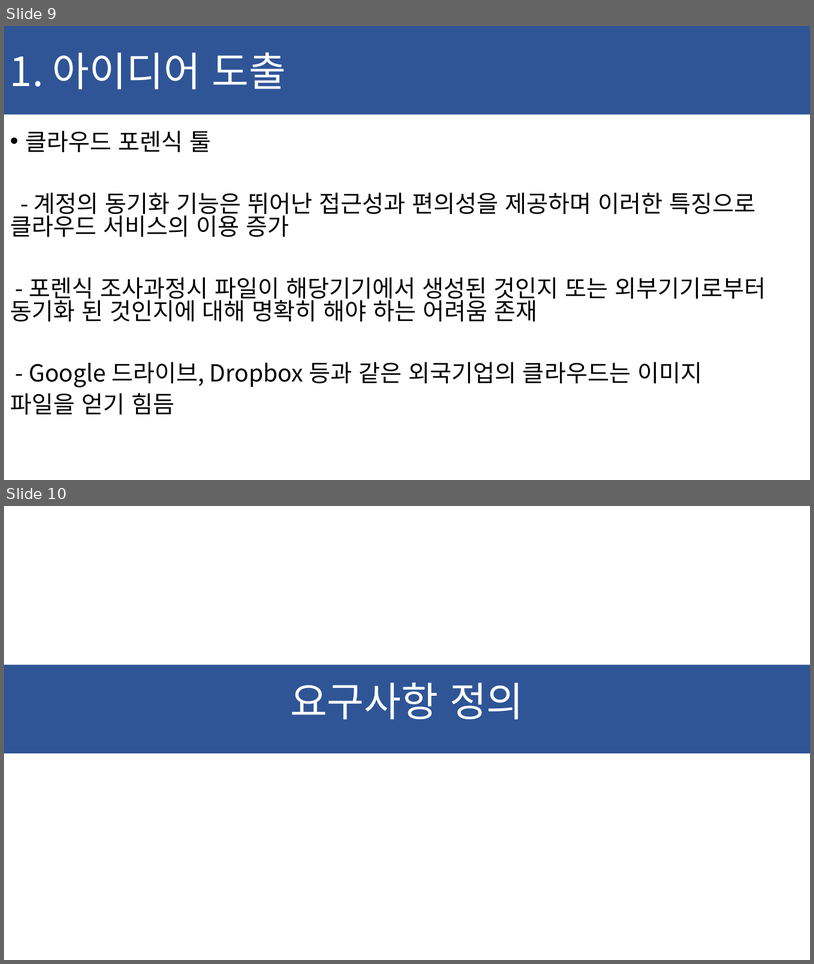
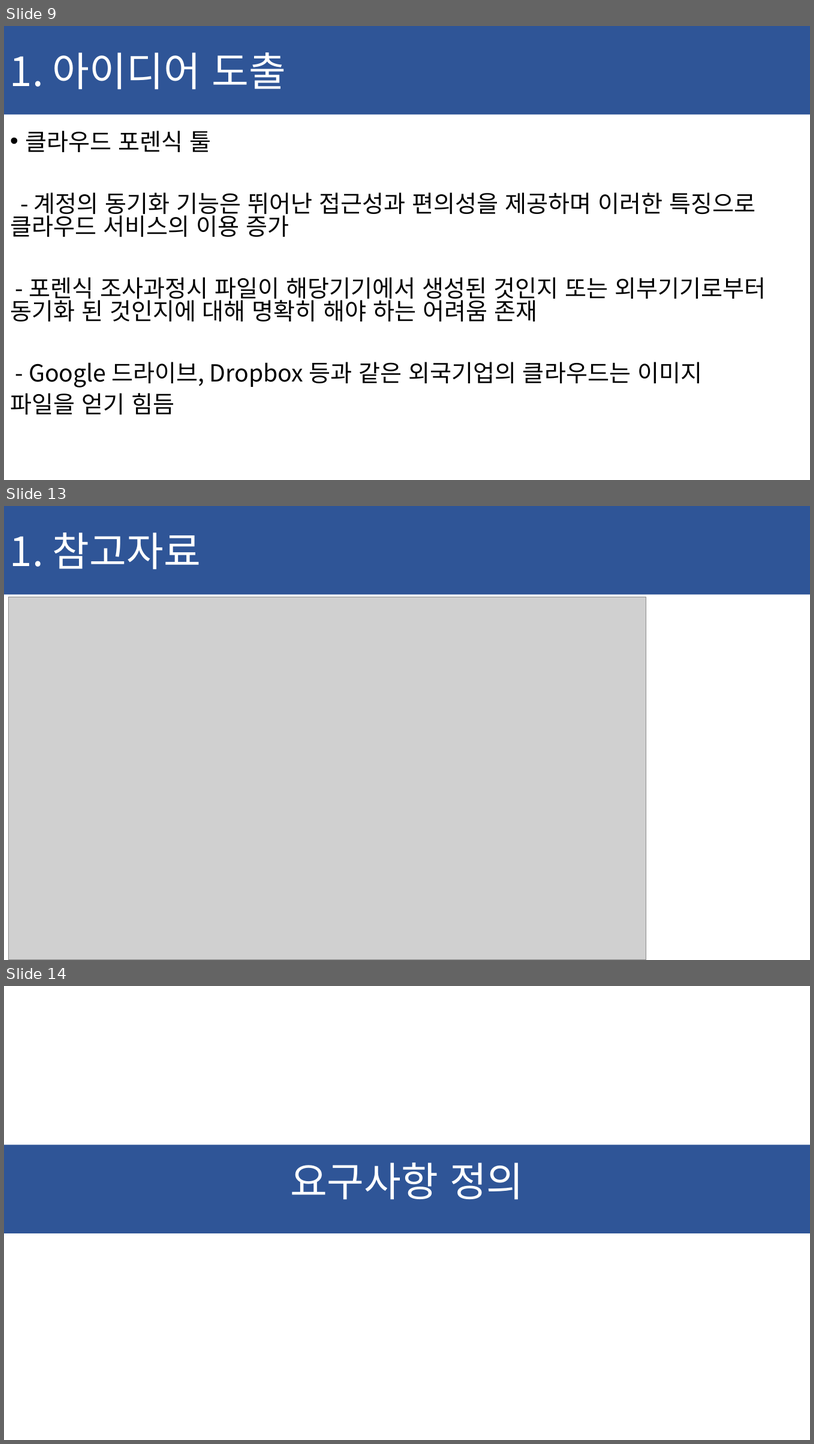
Before and after one commit to ChaeSung-Lee/DJ_InternShip, a slide deck: 2021_Summer/jp.hong/Project_BnD_jph.pptx. Shown one above the other, each under a label of ours: slides 9 and 10 before the commit, slides 9, 13 and 14 after it; the slides between them are not shown. The pictures are 814x964 and 814x1444 pixels, drawn with LibreOffice and Linux fonts; fonts in the diff are those of the drawing; grey boxes stand for pictures. Boxes give left, top, right and bottom in pixels: in the first picture for what was removed or moved away, otherwise in the second. Text is boxed around its words. In the diff, an @@ line names an element or a change of style, - is before the commit and + after.

```diff
--- a/2021_Summer/jp.hong/Project_BnD_jph.pptx
+++ b/2021_Summer/jp.hong/Project_BnD_jph.pptx
@@ slide 13 added at <box>4,506,810,960</box>, background #FFFFFF @@
@@ rectangle added at <box>4,506,810,594</box>, fill #2F5597, 48 pt, text #FFFFFF @@
+1. 참고자료
@@ picture added at <box>8,597,647,959</box> @@
@@ what was slide 10 is now slide 14 @@
```
Also in this commit, not shown: 2 slides changed, 4 other slides added.
